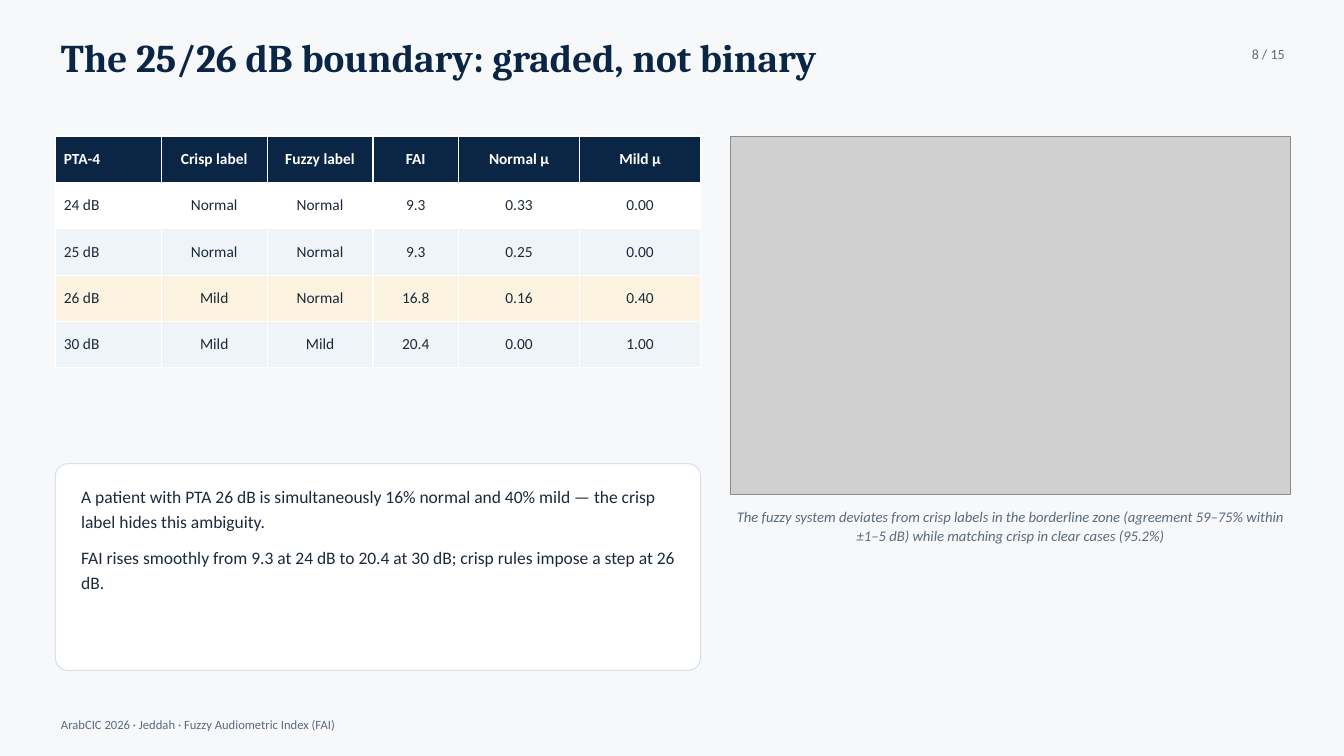
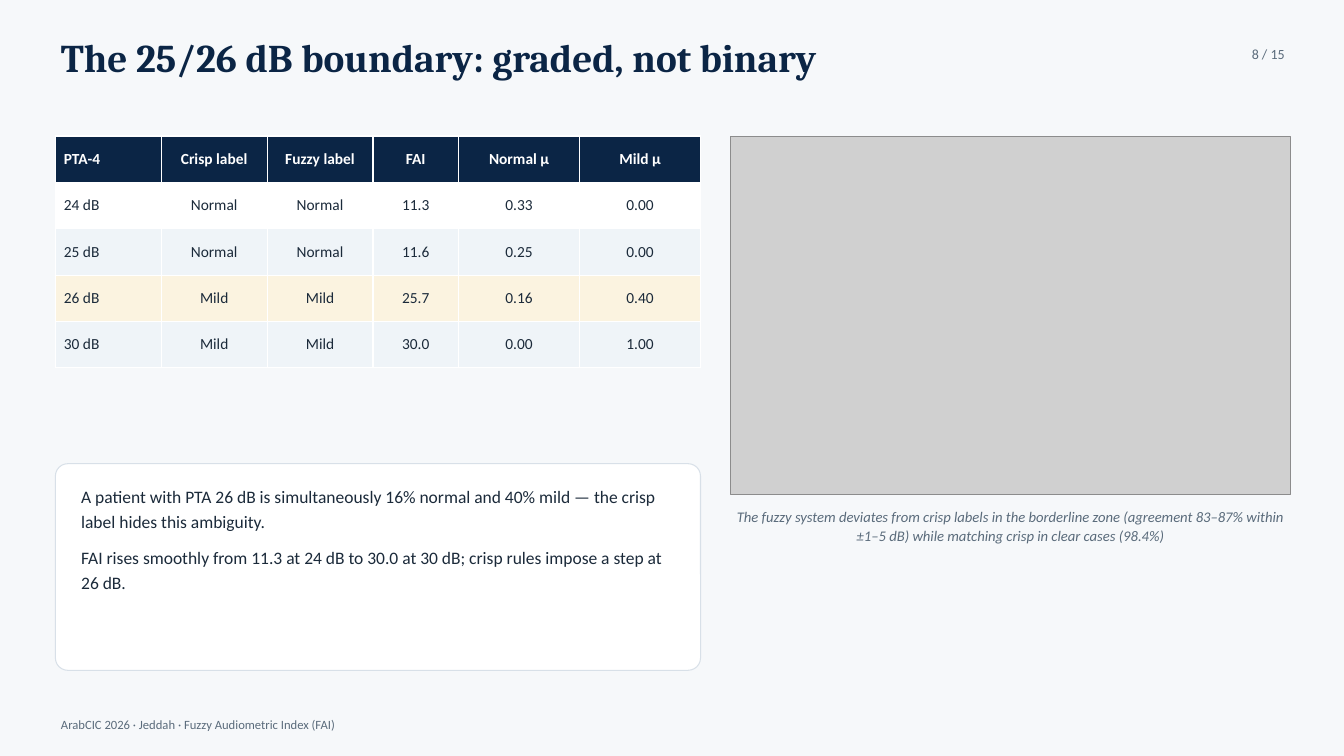
Before and after one commit to ameye/fuzzy-audiogram, a slide deck: slide 8 of arabcic2026/arabcic2026_fuzzy_audiogram.pptx. Drawn at 1344x756 pixels with LibreOffice and Linux fonts; fonts in the diff are those of the drawing; grey boxes stand for pictures. Boxes give left, top, right and bottom in pixels: in the first picture for what was removed or moved away, otherwise in the second. Text is boxed around its words. In the diff, an @@ line names an element or a change of style, - is before the commit and + after.

Commit message:
Single-ear FIS structural fix (S4): remove symmetric-anchor rule, Normal core at 0 dB
The asymmetry module's symmetric->normal rule fired at full strength for
every single-ear classification (asymmetry input = 0.0), anchoring the
defuzzified centroid low and compressing the FAI range (PTA 90 -> FAI 30.8,
PTA 120 -> FAI 9.3). Fix: omit the rule in single-ear mode and anchor the
Normal input MF core at 0 dB (no 0-membership gap at threshold 0).

- core/rules: build_audiogram_fis(single_ear=True); classify_audiogram
  auto-selects single-ear when only one ear is given
- pipeline: normal MF zero-core, train-calibrated label thresholds
  [22.2, 32.9, 50.9, 67.8, 83.7] with degenerate-squeeze guard
- test metrics (n=3,914): kappa 0.764 -> 0.932, overall 95.8%,
  clear 98.4%, borderline 84.9%, MAE 5.1 dB, rho 0.80,
  Bland-Altman bias +1.0 (LoA -11.3..+13.2)
- docs/manuscripts/report/deck/cover letter updated to S4 numbers with
  single-ear disclosure; figures regenerated; PDFs text-verified clean

```diff
--- a/arabcic2026/arabcic2026_fuzzy_audiogram.pptx
+++ b/arabcic2026/arabcic2026_fuzzy_audiogram.pptx
@@ table at (55, 136, 701, 368) @@
-row 2, column 4: 9.3
+row 2, column 4: 11.3
-row 3, column 4: 9.3
+row 3, column 4: 11.6
-row 4, column 3: Normal
+row 4, column 3: Mild
-row 4, column 4: 16.8
+row 4, column 4: 25.7
-row 5, column 4: 20.4
+row 5, column 4: 30.0
@@ text at (737, 511, 1283, 544): text changed @@
-The fuzzy system deviates from crisp labels in the borderline zone (agreement 59–75% within ±1–5 dB) while matching crisp in clear cases (95.2%)
+The fuzzy system deviates from crisp labels in the borderline zone (agreement 83–87% within ±1–5 dB) while matching crisp in clear cases (98.4%)
@@ text at (81, 552, 662, 589): text changed @@
-FAI rises smoothly from 9.3 at 24 dB to 20.4 at 30 dB; crisp rules impose a step at 26 dB.
+FAI rises smoothly from 11.3 at 24 dB to 30.0 at 30 dB; crisp rules impose a step at 26 dB.
```
Also in this commit, not shown: 3 other slides changed, 35 other files.
